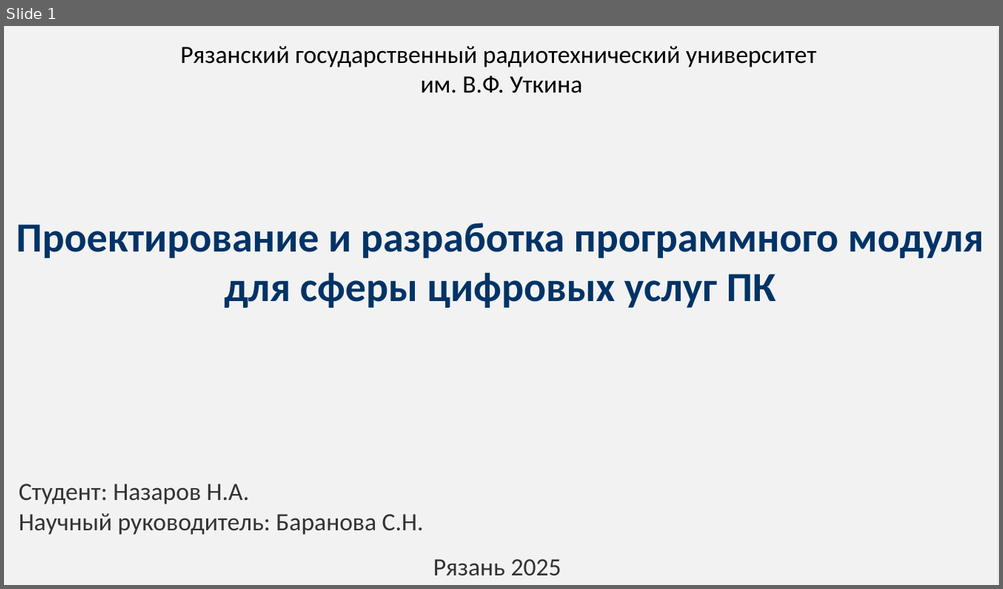
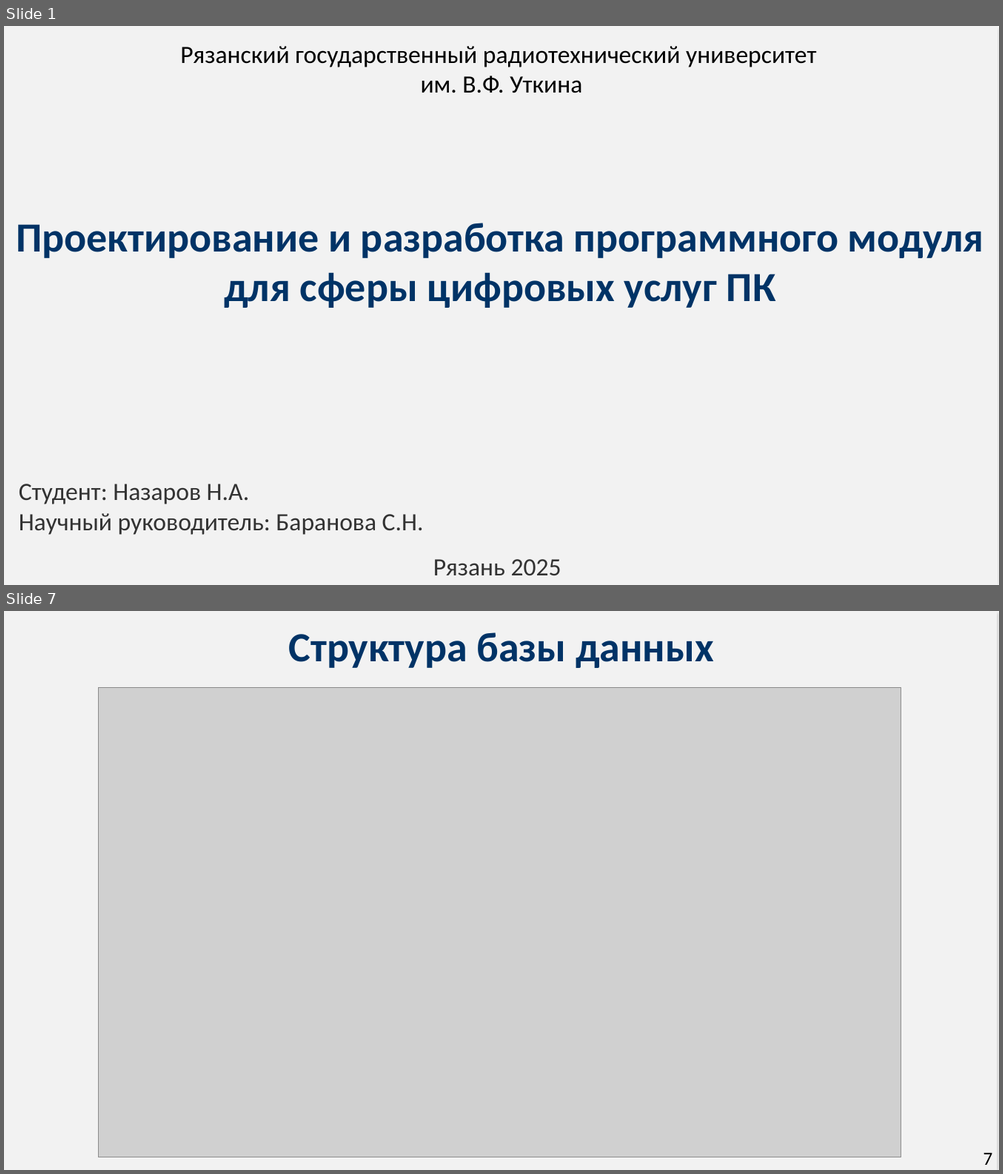
Before and after one commit to NzrvXO/Diplom, a slide deck: Презентация конференция/Презентация_Диплом_Template_Full.pptx. Shown one above the other, each under a label of ours: slide 1 before the commit, slides 1 and 7 after it; the slides between them are not shown. The pictures are 1003x589 and 1003x1174 pixels, drawn with LibreOffice and Linux fonts; fonts in the diff are those of the drawing; grey boxes stand for pictures. Boxes give left, top, right and bottom in pixels: in the first picture for what was removed or moved away, otherwise in the second. Text is boxed around its words. In the diff, an @@ line names an element or a change of style, - is before the commit and + after.

```diff
--- a/Презентация конференция/Презентация_Диплом_Template_Full.pptx
+++ b/Презентация конференция/Презентация_Диплом_Template_Full.pptx
@@ slide 7 added at [4,611,999,1170], background #FFFFFF @@
@@ rectangle added at [4,611,996,1170], fill #F2F2F2 @@
@@ text added at [289,632,714,668], 40 pt, text #003366, bold @@
+Структура базы данных
@@ picture added at [98,688,901,1158] @@
@@ text added at [983,1153,993,1165], 18 pt, text #000000 @@
+7
```
Also in this commit, not shown: 1 slide changed, 9 other slides added, 2 slides removed, 3 other files.
